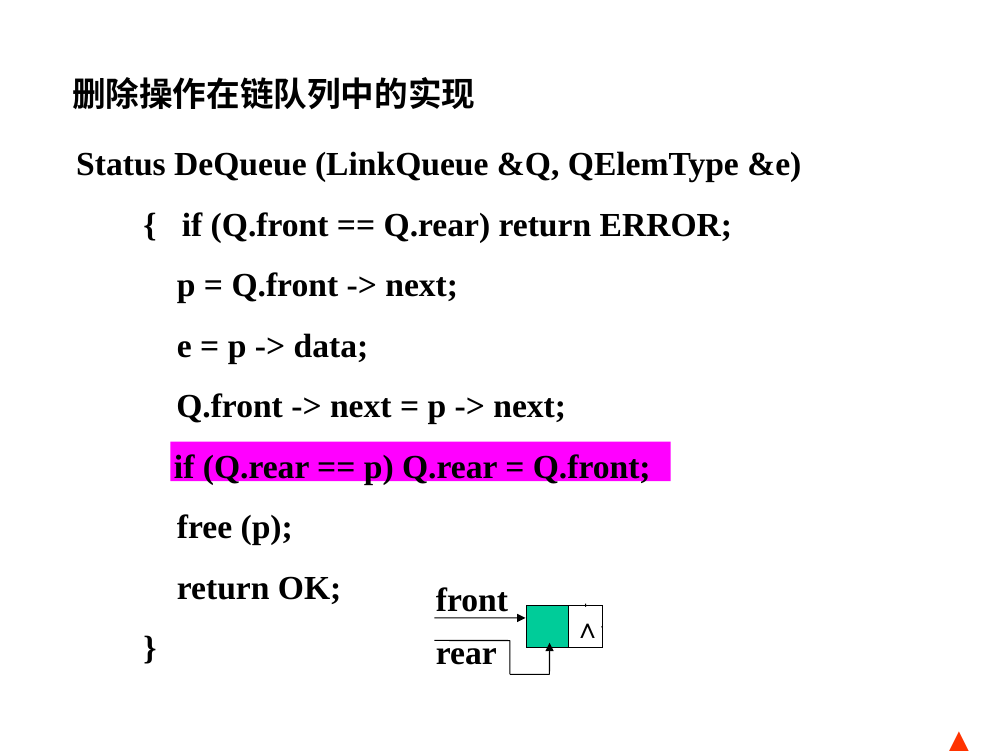
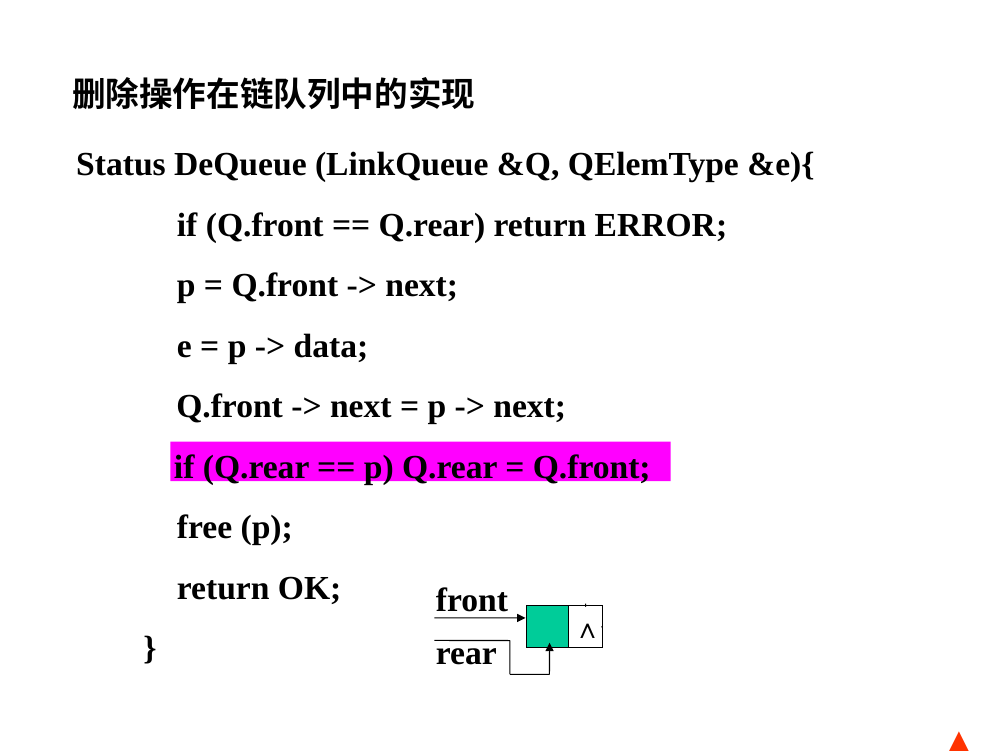
Before and after one commit to Gempittance/Data_Structur_Build, a slide deck: slide 39 of 数据结构PPT/ds3.pptx. Drawn at 1008x756 pixels with LibreOffice and Linux fonts; fonts in the diff are those of the drawing; background and template pictures are left out. Boxes give left, top, right and bottom in pixels: in the first picture for what was removed or moved away, otherwise in the second. Text is boxed around its words. In the diff, an @@ line names an element or a change of style, - is before the commit and + after.

```diff
--- a/数据结构PPT/ds3.pptx
+++ b/数据结构PPT/ds3.pptx
@@ text at [76, 151, 814, 242]: text changed @@
-Status DeQueue (LinkQueue &Q, QElemType &e)
-{ if (Q.front == Q.rear) return ERROR;
+Status DeQueue (LinkQueue &Q, QElemType &e){
+if (Q.front == Q.rear) return ERROR;
```
Also in this commit, not shown: 5 other slides changed.
